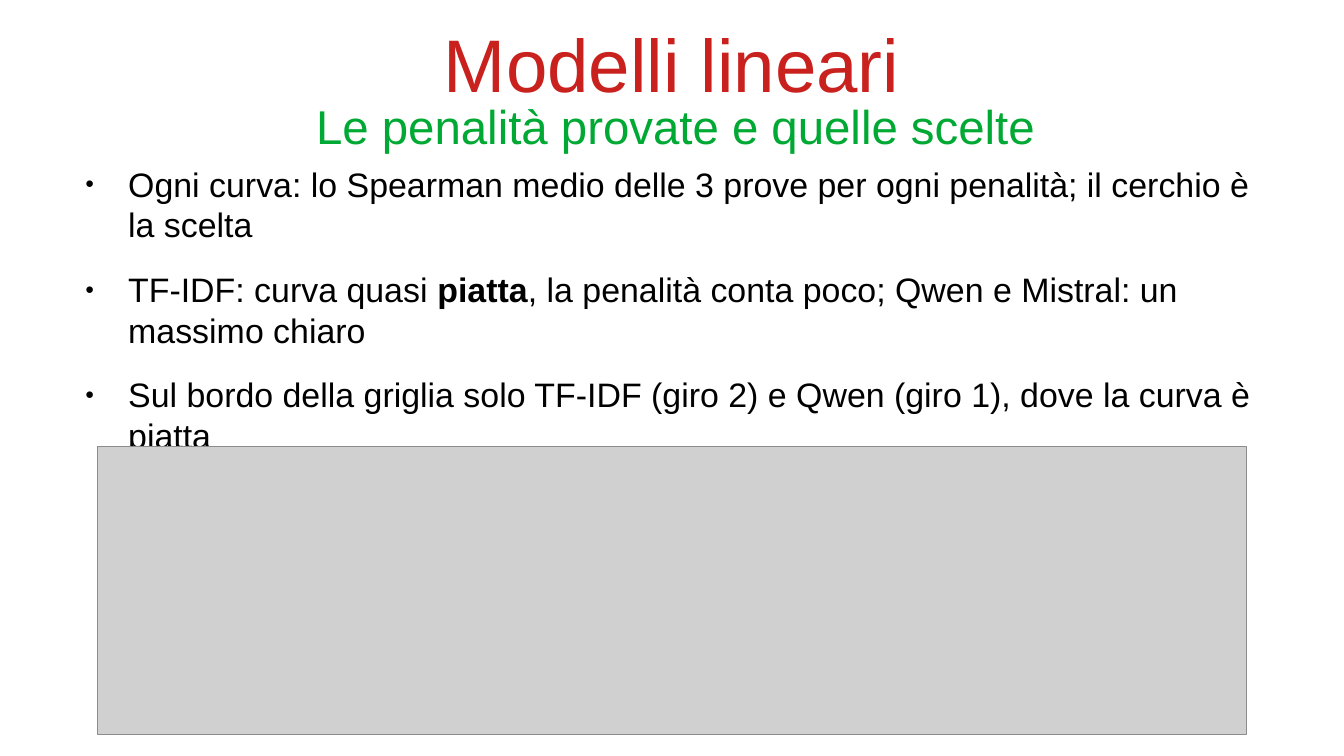
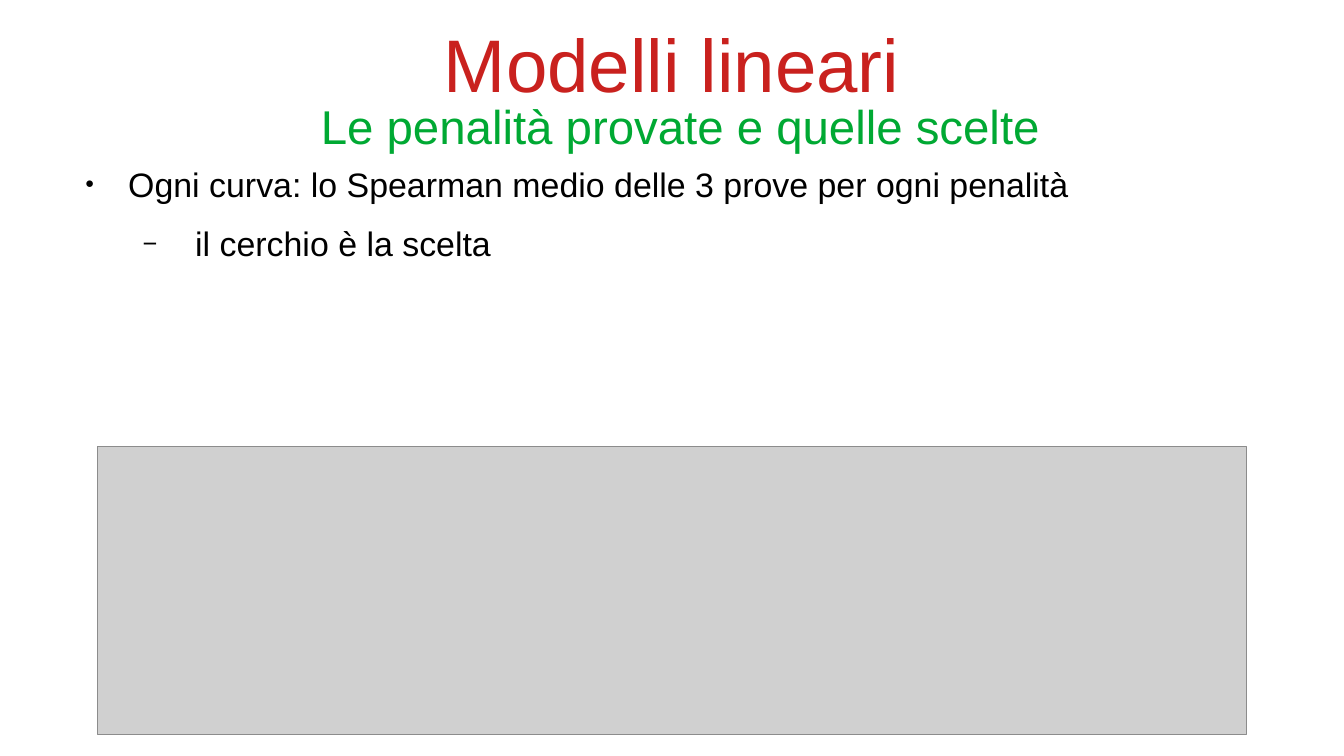
Before and after one commit to bianchi-john/PublisherClassification, a slide deck: slide 23 of Presentazioni/Stato finale/FinalState.odp (slide 24 before the commit). Drawn at 1344x756 pixels with LibreOffice and Linux fonts; fonts in the diff are those of the drawing; grey boxes stand for pictures. Boxes give left, top, right and bottom in pixels: in the first picture for what was removed or moved away, otherwise in the second. Text is boxed around its words. In the diff, an @@ line names an element or a change of style, - is before the commit and + after.

```diff
--- a/Presentazioni/Stato finale/FinalState.odp
+++ b/Presentazioni/Stato finale/FinalState.odp
@@ title "Le penalità provate e quelle ...": place and size @@
-title "Le penalità provate e quelle ..." at (316,109,1035,154)
+title "Le penalità provate e quelle ..." at (321,109,1040,154)
@@ text at (128,172,1068,257): text changed @@
-● Ogni curva: lo Spearman medio delle 3 prove per ogni penalità; il cerchio è la scelta
-● TF-IDF: curva quasi piatta, la penalità conta poco; Qwen e Mistral: un massimo chiaro
-● Sul bordo della griglia solo TF-IDF (giro 2) e Qwen (giro 1), dove la curva è piatta
+● Ogni curva: lo Spearman medio delle 3 prove per ogni penalità
+  − il cerchio è la scelta
```
Also in this commit, not shown: 9 other slides changed, 18 slides added, 4 slides removed, 43 other files.
